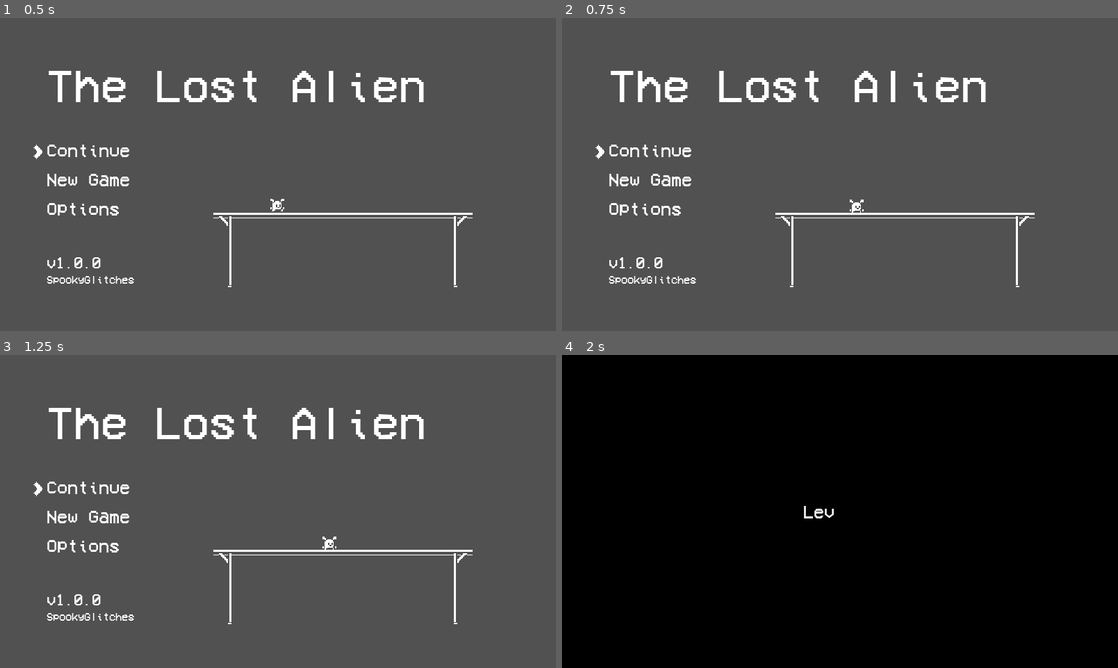
Above: before the commit, frames 1-4 (two rows, left to right).
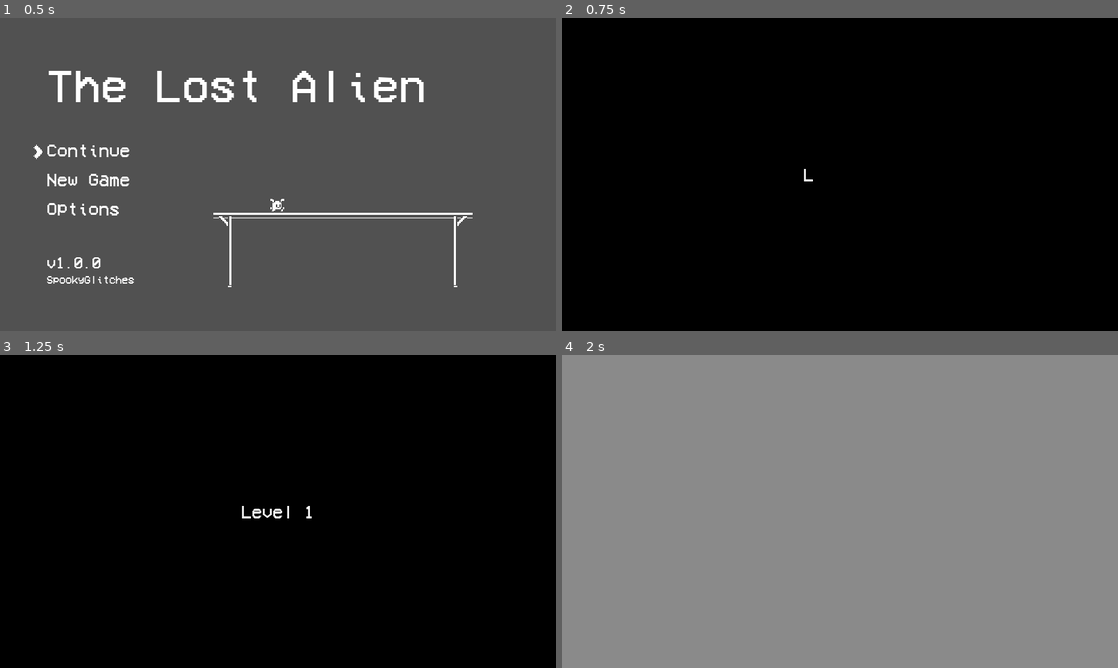
Above: after the commit, the same moments.

Repository: chewbakai/alien-platformer-godot
Game: Godot game, scene res://GUI/MainMenu.tscn
Same seed, same stepped clock (60 frames per second), same inputs: the game is played once before the commit and once after it. Sound files missing from this copy of the repository are replaced by a short silence.
Inputs:
- Up to frame 1 (0.5 s): no input
- Up to frame 2 (0.75 s): tap Enter (ui_accept) at 0.5 s; hold D (walk_east) from 0.53 s (still down); hold Enter (ui_accept) from 0.53 s (still down)
- Up to frame 3 (1.25 s): keep holding D (walk_east); keep holding Enter (ui_accept); tap W (jump) at 0.77 s
- Up to frame 4 (2 s): keep holding D (walk_east); release Enter (ui_accept) at 1.28 s; tap S (crouch) at 1.35 s; tap W (jump) at 1.52 s; tap Enter (ui_accept) at 1.55 s

Frame 1 is identical in both runs. In frame 2, 100% of the frame differs, in the area x 0-100%, y 0-100%; in frame 3, 100%; in frame 4, 100%.

Commit message:
Add basic save game

Diff:
--- a/GUI/MenuOptions.gd
+++ b/GUI/MenuOptions.gd
@@ -22,12 +22,17 @@
 
 	elif event.is_action_pressed("ui_accept"):
 		play_sound("enter")
+		var lvl
 		match options[choice]:
+			"Continue":
+				lvl = load_file()
 			"NewGame":
-				init_new_game()
-#
-func init_new_game():
-	get_tree().change_scene("res://Levels/Level1.tscn")
+				lvl = 1
+		init_game(lvl)
+
+func init_game(lvl):
+	print("oy")
+	get_tree().change_scene("res://Levels/Level"+str(lvl)+".tscn")
 
 func toggle_arrow(node,hide):
 	var sprite = get_node(node+"/Sprite")
@@ -49,3 +54,10 @@
 	var sfx = load(asset)
 	aud.stream = sfx
 	aud.play()
+
+func load_file():
+	var save_game = File.new()
+	if ! save_game.file_exists("user://savegame.save"):
+		return 1
+	save_game.open("user://savegame.save",File.READ)
+	return (parse_json(save_game.get_line())["current_level"])
--- a/Levels/BaseLevel.gd
+++ b/Levels/BaseLevel.gd
@@ -18,11 +18,11 @@
 	player.get_node("Camera2D").limit_right = limit_right
 	get_node("Door/Area2D").connect("body_entered",self,"_on_Door_entered")
 	get_node("Fall").connect("body_entered",self,"_on_Body_fall")
-
 	var intro = Intro.instance()
 	intro.set_level(lvl_number)
 	add_child(intro)
 	resume_audio()
+	save()
 
 func set_req_keys(n_keys):
 	req_keys = n_keys
@@ -79,3 +79,12 @@
 		audio.seek(Pause.bgm_helper)
 	else:
 		audio.seek(0)
+
+func save():
+	var save_game = File.new()
+	save_game.open("user://savegame.save", File.WRITE)
+	var dict =  {
+		"current_level" : level_number
+	}
+	save_game.store_line(to_json(dict))
+	save_game.close()
--- a/Levels/Level2.gd
+++ b/Levels/Level2.gd
@@ -2,7 +2,3 @@
 
 func _ready():
 	initialize(1,2,720)
-
-func _on_Spike_body_entered(body):
-	if body.get_name() == "Player":
-		body.die()
--- a/Levels/Level2.tscn
+++ b/Levels/Level2.tscn
@@ -20,7 +20,7 @@
 volume_db = -10.0
 
 [node name="Player" parent="." instance=ExtResource( 3 )]
-position = Vector2( 8, 168 )
+position = Vector2( 360, 120 )
 
 [node name="Door" parent="." instance=ExtResource( 5 )]
 position = Vector2( 712, 136 )
@@ -55,10 +55,3 @@
 
 [node name="Key" parent="." instance=ExtResource( 8 )]
 position = Vector2( 360, 103 )
-[connection signal="body_entered" from="Spike" to="." method="_on_Spike_body_entered"]
-[connection signal="body_entered" from="Spike2" to="." method="_on_Spike_body_entered"]
-[connection signal="body_entered" from="Spike3" to="." method="_on_Spike_body_entered"]
-[connection signal="body_entered" from="Spike7" to="." method="_on_Spike_body_entered"]
-[connection signal="body_entered" from="Spike4" to="." method="_on_Spike_body_entered"]
-[connection signal="body_entered" from="Spike5" to="." method="_on_Spike_body_entered"]
-[connection signal="body_entered" from="Spike6" to="." method="_on_Spike_body_entered"]
--- /dev/null
+++ b/Levels/Level3.gd
@@ -0,0 +1,10 @@
+extends "BaseLevel.gd"
+
+
+func _ready():
+	initialize(1,3,480)
+
+
+
+func _on_Spike_body_entered(body):
+	pass # Replace with function body.
--- a/Levels/Level3.tscn
+++ b/Levels/Level3.tscn
@@ -1,12 +1,34 @@
-[gd_scene load_steps=3 format=2]
+[gd_scene load_steps=9 format=2]
 
 [ext_resource path="res://Objects/Turrets/Turret.tscn" type="PackedScene" id=1]
 [ext_resource path="res://Tiles/TileStandsNew.tscn" type="PackedScene" id=2]
+[ext_resource path="res://Actors/Player/Player.tscn" type="PackedScene" id=3]
+[ext_resource path="res://Levels/Level3.gd" type="Script" id=4]
+[ext_resource path="res://Objects/Door/Door.tscn" type="PackedScene" id=5]
+[ext_resource path="res://Levels/Extras/FallArea.tscn" type="PackedScene" id=6]
+[ext_resource path="res://Audio/LevelBGM.tscn" type="PackedScene" id=7]
+[ext_resource path="res://Objects/Spike/Spike.tscn" type="PackedScene" id=8]
 
 [node name="Node2D" type="Node2D"]
+script = ExtResource( 4 )
 
 [node name="StaticBody2D" parent="." instance=ExtResource( 1 )]
-position = Vector2( 105, 114 )
+position = Vector2( 53, 182 )
+rotation = -6.28319
+scale = Vector2( -1, 1 )
 
 [node name="TileMap" parent="." instance=ExtResource( 2 )]
-tile_data = PoolIntArray( 65554, 13, 0, 131090, 13, 0, 19662 …(76 unchanged characters)… , 13, 0, 589842, 13, 0, 655378, 13, 0, 720914, 13, 0, 786450, 13, 0, 851986, 13, 0, 917522, 13, 0 )
+tile_data = PoolIntArray( 65554, 13, 0, 131090, 13, 0, 19662 …(76 unchanged characters)… , 13, 0, 589842, 13, 0, 655378, 13, 0, 786431, 1, 0, 720896, 1, 0, 720897, 1, 0, 720914, 13, 0, 786432, 1, 0, 786433, 1, 0, 786434, 1, 0, 786435, 1, 0, 786436, 1, 0, 786437, 1, 0, 786438, 1, 0, 786439, 1, 0, 786440, 1, 0, 786441, 1, 0, 786442, 1, 0, 786443, 1, 0, 786444, 1, 0, 786445, 1, 0, 786446, 1, 0, 786447, 1, 0, 786448, 1, 0, 786450, 13, 0, 917502, 1, 0, 917503, 1, 0, 851968, 1, 0, 851969, 1, 0, 851970, 1, 0, 851971, 1, 0, 851972, 1, 0, 851973, 1, 0, 851974, 1, 0, 851975, 1, 0, 851976, 1, 0, 851977, 1, 0, 851978, 1, 0, 851979, 1, 0, 851980, 1, 0, 851981, 1, 0, 851982, 1, 0, 851983, 1, 0, 851986, 13, 0, 917522, 13, 0 )
+
+[node name="Player" parent="." instance=ExtResource( 3 )]
+position = Vector2( 142, 182 )
+
+[node name="Door" parent="." instance=ExtResource( 5 )]
+position = Vector2( 264, 184 )
+
+[node name="Fall" parent="." instance=ExtResource( 6 )]
+
+[node name="AudioStreamPlayer" parent="." instance=ExtResource( 7 )]
+
+[node name="Spike" parent="." instance=ExtResource( 8 )]
+[connection signal="body_entered" from="Spike" to="." method="_on_Spike_body_entered"]
--- /dev/null
+++ b/Objects/Spike/Spike.gd
@@ -0,0 +1,8 @@
+extends Area2D
+
+func _ready():
+	pass
+
+func _on_Spike_body_entered(body):
+	if body.get_name() == "Player":
+		body.die()
--- a/Objects/Spike/Spike.tscn
+++ b/Objects/Spike/Spike.tscn
@@ -1,11 +1,13 @@
-[gd_scene load_steps=3 format=2]
+[gd_scene load_steps=4 format=2]
 
 [ext_resource path="res://Objects/Spike/tile_0183.png" type="Texture" id=1]
+[ext_resource path="res://Objects/Spike/Spike.gd" type="Script" id=2]
 
 [sub_resource type="RectangleShape2D" id=1]
 extents = Vector2( 7.19597, 3.95133 )
 
 [node name="Spike" type="Area2D"]
+script = ExtResource( 2 )
 
 [node name="CollisionShape2D" type="CollisionShape2D" parent="."]
 position = Vector2( 0, 3 )
@@ -13,3 +15,4 @@
 
 [node name="Sprite" type="Sprite" parent="."]
 texture = ExtResource( 1 )
+[connection signal="body_entered" from="." to="." method="_on_Spike_body_entered"]
--- a/Objects/Turrets/Bullet.gd
+++ b/Objects/Turrets/Bullet.gd
@@ -11,13 +11,9 @@
 	position.x += 200 * delta
 
 func _on_Area2D_body_entered(body):
+	if body.get_name() == "Player":
+		body.die()
 	queue_free()
-#	if body.get_name() == "Player":
-#		body.die()
-#		queue_free()
-#	else:
-#		queue_free()
-
 
 
 	pass # Replace with function body.
